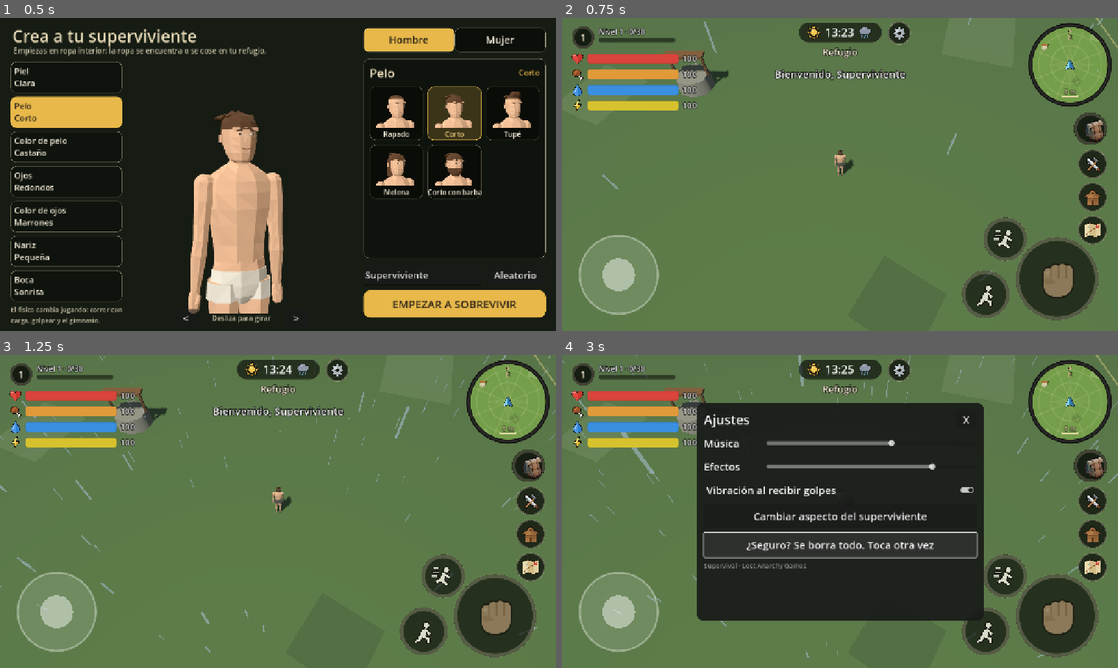
Above: before the commit, frames 1-4 (two rows, left to right).
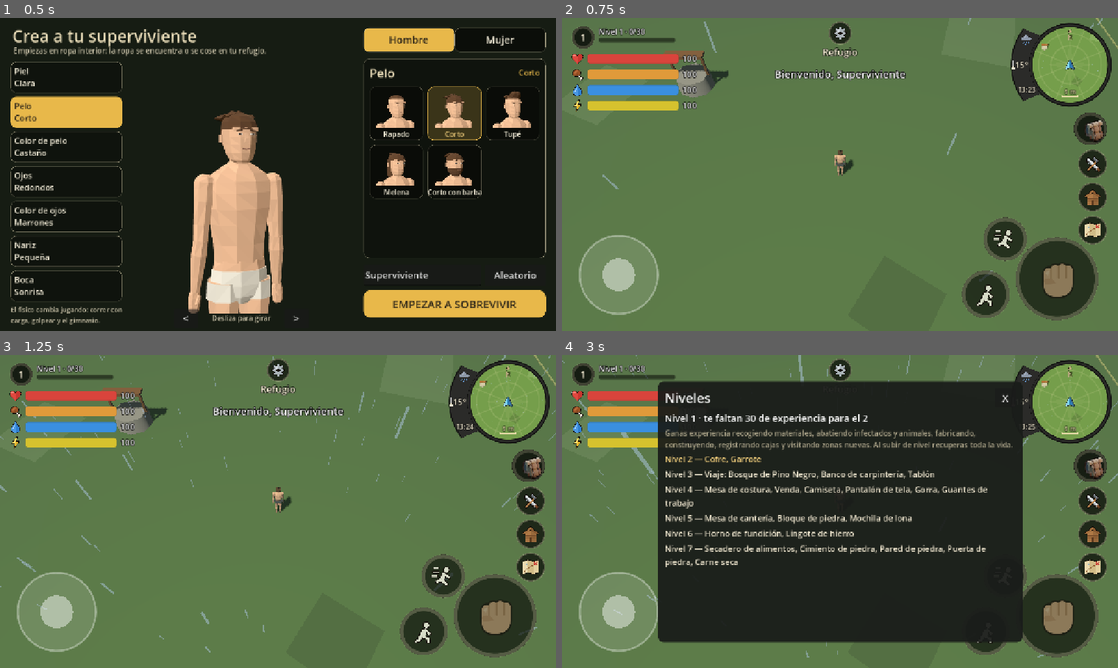
Above: after the commit, the same moments.

Repository: sergiogamezpacheco-debug/Supervival-Game
Game: Godot game, scene res://scenes/main.tscn
Two runs of this game, one before a commit and one after it. Both use one fixed random seed, a clock stepped at 60 frames per second and the inputs below.
Inputs (mouse positions are in pixels of both pictures, inside the frame that each line leads up to):
- Up to frame 1 (0.5 s): no input
- Up to frame 2 (0.75 s): click "EMPEZAR A SOBREVIVIR" at 0.5 s
- Up to frame 3 (1.25 s): no input
- Up to frame 4 (3 s): click (584, 373) at 1.25 s; click (901, 370) at 2.02 s; click (840, 545) at 2.75 s, where only the run before the commit has a clickable "Empezar partida nueva"

Frame 1 is identical in both runs. In frame 2, 1.8% of the frame differs, in the area x 42-86%, y 1-27%; in frame 3, 1.8%; in frame 4, 26%, in the area x 17-86%, y 1-92%.

Commit message:
Tiempo, temperatura y hora en un arco junto al minimapa
Arco pegado al lado izquierdo del aro con el icono del tiempo (sol, luna o
lluvia), la temperatura (sube de día, baja de noche y con lluvia) y la hora.
Se quita el reloj del centro; el botón de ajustes queda arriba en el centro.
749 tests.

Co-Authored-By: Claude Opus 5.5 <noreply@anthropic.com>
Claude-Session: https://claude.ai/code/session_01PQfr7QCLvevez4wsE8NuTF

Diff:
--- a/scripts/autoload/game_state.gd
+++ b/scripts/autoload/game_state.gd
@@ -749,6 +749,17 @@
 func set_hour(h: float) -> void:
 	var day := float(DB.bal("day_seconds", 1440))
 	time_offset += fposmod(h - hour(), 24.0) / 24.0 * day
+
+
+## Temperatura del ambiente (°C): sube de día y baja de noche, la lluvia enfría y cada
+## zona tiene su ajuste ("temp" en maps.json).
+func temperature() -> int:
+	var h := hour()
+	var t := 14.0 + 7.0 * sin(TAU * (h - 9.0) / 24.0)
+	if raining():
+		t -= 5.0
+	t += float(DB.maps.get(current_map, {}).get("temp", 0))
+	return roundi(t)
 
 
 func clock_text() -> String:
--- a/scripts/ui/hud.gd
+++ b/scripts/ui/hud.gd
@@ -272,7 +272,7 @@
 	# Esquina superior derecha; los botones del lateral van debajo
 	minimap.anchor_left = 1.0
 	minimap.anchor_right = 1.0
-	minimap.offset_left = -16.0 - minimap.SIZE
+	minimap.offset_left = -16.0 - minimap.SIZE - minimap.EXTRA
 	minimap.offset_right = -16.0
 	minimap.offset_top = 12.0
 	minimap.offset_bottom = 12.0 + minimap.SIZE
@@ -501,8 +501,8 @@
 	settings_btn.custom_minimum_size = Vector2(56, 56)
 	settings_btn.anchor_left = 0.5
 	settings_btn.anchor_right = 0.5
-	settings_btn.offset_left = 108
-	settings_btn.offset_right = 164
+	settings_btn.offset_left = -28
+	settings_btn.offset_right = 28
 	settings_btn.offset_top = 6
 	settings_btn.offset_bottom = 62
 	settings_btn.pressed.connect(func(): _toggle(_settings_panel))
@@ -542,6 +542,7 @@
 	_rain_icon.texture = DB.ui_icon("lluvia")
 	ch.add_child(_rain_icon)
 	_root.add_child(clock)
+	clock.visible = false   # la hora, el tiempo y la temperatura van junto al minimapa
 	# Zona en la que estás, debajo del reloj
 	location_label = Label.new()
 	location_label.anchor_left = 0.5
--- a/scripts/ui/minimap.gd
+++ b/scripts/ui/minimap.gd
@@ -6,6 +6,7 @@
 const RADIUS_M := 12.0          # metros del centro al borde
 const TILT := 0.42              # inclinación de la cámara (rad): árboles y rocas se ven en 3D
 const SIZE := 190.0             # diámetro en píxeles (lienzo 1280x720)
+const EXTRA := 64.0             # sitio a la izquierda para el arco con tiempo, temperatura y hora
 const TEX := 256                # resolución de la vista
 const UPDATE_EVERY := 3         # se repinta 1 de cada 3 fotogramas (ahorra batería)
 const VIEW_LAYER := 1           # capa que ve la cámara: sin criaturas ni jugador (van como iconos)
@@ -20,8 +21,8 @@
 
 
 func _init() -> void:
-	custom_minimum_size = Vector2(SIZE, SIZE)
-	size = Vector2(SIZE, SIZE)
+	custom_minimum_size = Vector2(SIZE + EXTRA, SIZE)
+	size = Vector2(SIZE + EXTRA, SIZE)
 	mouse_filter = Control.MOUSE_FILTER_IGNORE
 	for k in ["infectado", "zorro", "ciervo", "caja", "jugador", "norte"]:
 		_icons[k] = load("res://assets/icons/minimap/%s.png" % k)
@@ -85,7 +86,12 @@
 	var d := (uv - Vector2(0.5, 0.5)) * 2.0 * (SIZE / 2.0 - 7.0)
 	if d.length() > SIZE / 2.0 - 17.0:
 		return null
-	return Vector2(SIZE / 2.0, SIZE / 2.0) + d
+	return center() + d
+
+
+## Centro del círculo del mapa dentro del control.
+func center() -> Vector2:
+	return Vector2(EXTRA + SIZE / 2.0, SIZE / 2.0)
 
 
 func _icon_for(c: Node3D) -> String:
@@ -97,7 +103,7 @@
 
 
 func _draw() -> void:
-	var c := Vector2(SIZE, SIZE) / 2.0
+	var c := center()
 	var r := SIZE / 2.0
 	var inner := r - 7.0
 	# Vista recortada en círculo
@@ -150,6 +156,7 @@
 	draw_arc(c, inner, 0.0, TAU, 64, Color("161614"), 1.5, true)
 	# Norte
 	_icon("norte", Vector2(c.x, 26.0), 28.0)
+	_draw_weather_arc(c, r)
 	# Escala: 10 m
 	var px := 5.0 / RADIUS_M * inner
 	var y := SIZE - 22.0
@@ -165,6 +172,54 @@
 		draw_string(_font, Vector2(c.x - w / 2.0, y - 6), t, HORIZONTAL_ALIGNMENT_LEFT, -1, 14, col)
 
 
+## Arco pegado al lado izquierdo del aro: tiempo (sol, luna o lluvia), temperatura y hora.
+func _draw_weather_arc(c: Vector2, r: float) -> void:
+	var w := 40.0
+	var rad := r + w / 2.0 + 1.0
+	var span := 0.78
+	# Banda del mismo color que el aro, con los extremos cortados en bisel
+	var band := Color("2b2b29")
+	var pts := PackedVector2Array()
+	var n := 32
+	for i in n + 1:
+		var a := PI - span + 2.0 * span * float(i) / float(n)
+		pts.append(c + Vector2(cos(a), sin(a)) * (r - 1.0))
+	for i in n + 1:
+		var a := PI + span - 0.12 - 2.0 * (span - 0.12) * float(i) / float(n)
+		pts.append(c + Vector2(cos(a), sin(a)) * (r + w))
+	draw_colored_polygon(pts, band)
+	var edge := PackedVector2Array()
+	for i in n + 1:
+		var a := PI + span - 0.12 - 2.0 * (span - 0.12) * float(i) / float(n)
+		edge.append(c + Vector2(cos(a), sin(a)) * (r + w))
+	draw_polyline(edge, Color("121211"), 1.5, true)
+	var col := Color("f3ead2")
+	# Tiempo
+	var weather := "lluvia" if GS.raining() else ("luna" if GS.is_night() else "sol")
+	var tex: Texture2D = DB.ui_icon(weather)
+	var pw := c + Vector2(cos(PI + 0.52), sin(PI + 0.52)) * rad
+	if tex:
+		draw_texture_rect(tex, Rect2(pw - Vector2(15, 15), Vector2(30, 30)), false)
+	# Temperatura (con un termómetro pequeño)
+	var pt := c + Vector2(-rad, 0.0)
+	var temp := GS.temperature()
+	var tcol := Color("7fc4e8") if temp <= 8 else (Color("f0a050") if temp >= 24 else col)
+	_text_centered("%d°" % temp, pt + Vector2(4, 7), 19, tcol)
+	draw_line(pt + Vector2(-15, -9), pt + Vector2(-15, 5), Color(0.9, 0.9, 0.9, 0.8), 3.0)
+	draw_circle(pt + Vector2(-15, 7), 3.5, tcol)
+	# Hora
+	var ph := c + Vector2(cos(PI - 0.52), sin(PI - 0.52)) * rad
+	_text_centered(GS.clock_text(), ph + Vector2(0, 6), 16, col)
+
+
+func _text_centered(t: String, at: Vector2, fs: int, col: Color) -> void:
+	if _font == null:
+		return
+	var w := _font.get_string_size(t, HORIZONTAL_ALIGNMENT_LEFT, -1, fs).x
+	draw_string_outline(_font, Vector2(at.x - w / 2.0, at.y), t, HORIZONTAL_ALIGNMENT_LEFT, -1, fs, 4, Color(0, 0, 0, 0.75))
+	draw_string(_font, Vector2(at.x - w / 2.0, at.y), t, HORIZONTAL_ALIGNMENT_LEFT, -1, fs, col)
+
+
 func _icon(id: String, at: Vector2, s: float) -> void:
 	var tex: Texture2D = _icons.get(id)
 	if tex:
--- a/tests/test_runner.gd
+++ b/tests/test_runner.gd
@@ -737,7 +737,16 @@
 	var mm: Control = world.hud.minimap
 	check(mm != null and mm.world == world, "hay minimapa en el HUD")
 	var c0: Variant = mm.to_map(world.player.global_position)
-	check(c0 != null and (c0 as Vector2).distance_to(Vector2(mm.SIZE, mm.SIZE) / 2.0) < 3.0, "el jugador va en el centro del minimapa")
+	check(c0 != null and (c0 as Vector2).distance_to(mm.center()) < 3.0, "el jugador va en el centro del minimapa")
+	GS.forced_hour = 15.0
+	var t_day := GS.temperature()
+	GS.forced_hour = 3.0
+	var t_night := GS.temperature()
+	GS.forced_rain = 1
+	var t_rain := GS.temperature()
+	GS.forced_rain = 0
+	GS.forced_hour = 12.0
+	check(t_day > t_night and t_rain < t_night, "temperatura: más calor de día, menos de noche y con lluvia (%d/%d/%d)" % [t_day, t_night, t_rain])
 	var east: Variant = mm.to_map(world.player.global_position + Vector3(5, 0, 0))
 	var north: Variant = mm.to_map(world.player.global_position + Vector3(0, 0, -5))
 	check(east != null and (east as Vector2).x > (c0 as Vector2).x + 20.0, "el este sale a la derecha")
